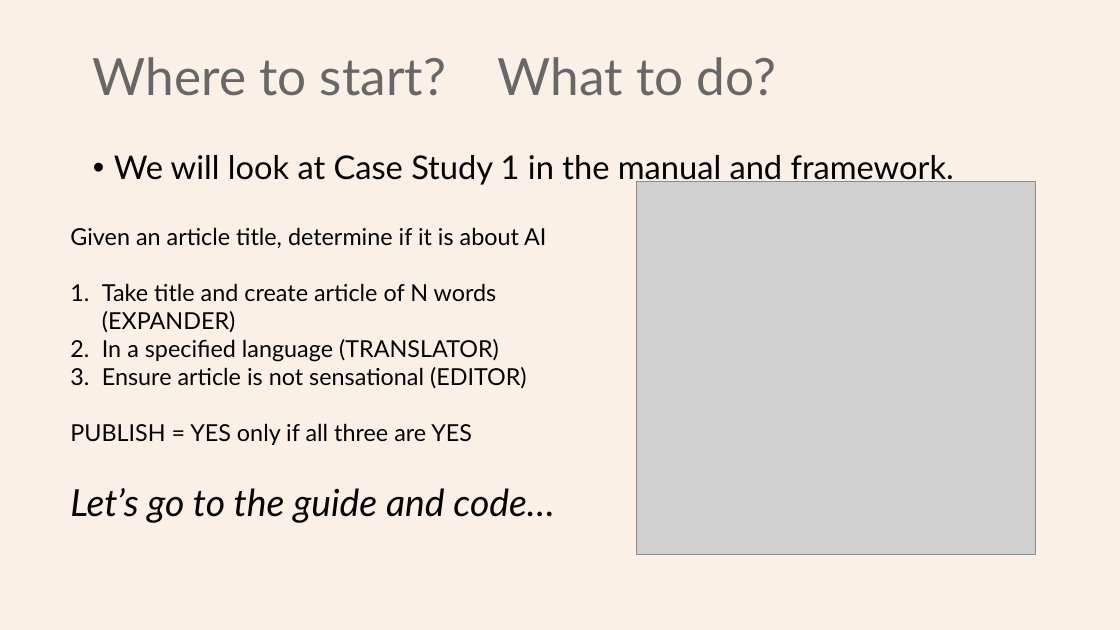
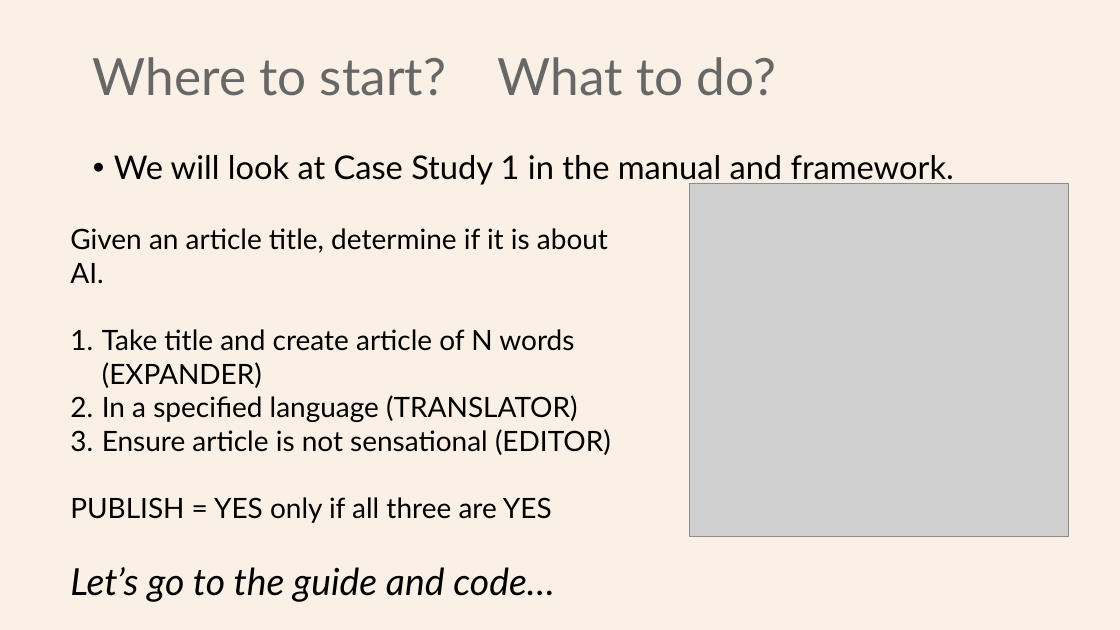
Before and after one commit to Python-Test-Engineer/eval-framework, a slide deck: slide 13 of PYDATA_LONDON_02SEP2025.pptx. Drawn at 1120x630 pixels with LibreOffice and Linux fonts; fonts in the diff are those of the drawing; grey boxes stand for pictures. Boxes give left, top, right and bottom in pixels: in the first picture for what was removed or moved away, otherwise in the second. Text is boxed around its words. In the diff, an @@ line names an element or a change of style, - is before the commit and + after.

```diff
--- a/PYDATA_LONDON_02SEP2025.pptx
+++ b/PYDATA_LONDON_02SEP2025.pptx
@@ picture: place and size @@
-picture at [637, 181, 1036, 555]
+picture at [690, 183, 1069, 537]
@@ text at [70, 228, 608, 283]: text changed; size 20 to 24 pt @@
-Given an article title, determine if it is about AI
+Given an article title, determine if it is about AI.
@@ text at [70, 329, 611, 523]: size 20 to 24 pt in "Take title and create article of N ...", "In a specified language (TRANSLATOR)", "Ensure article is not sensational (EDITOR)", "PUBLISH = YES only if all three ..." @@
```
Also in this commit, not shown: 5 other slides changed, 1 other file.
